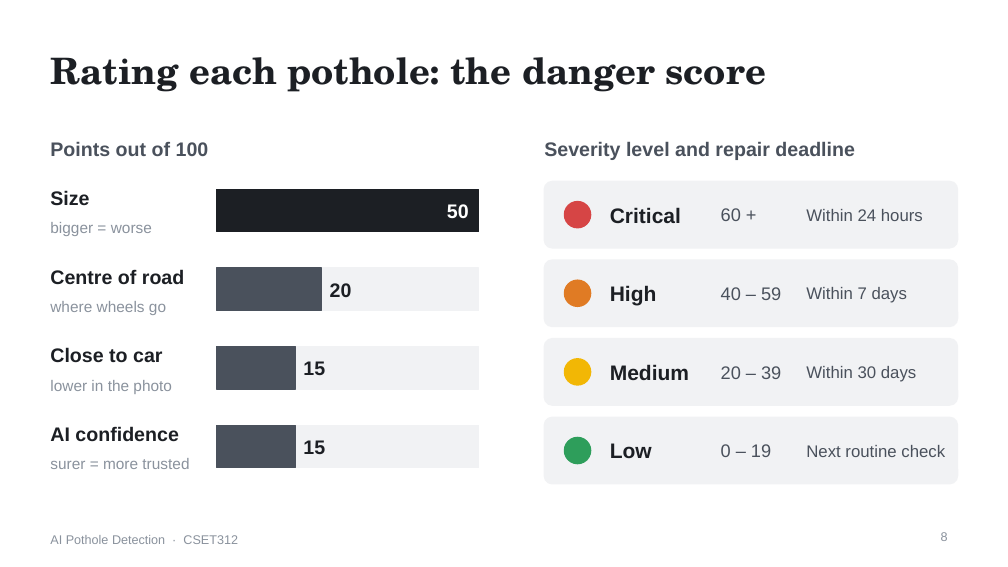
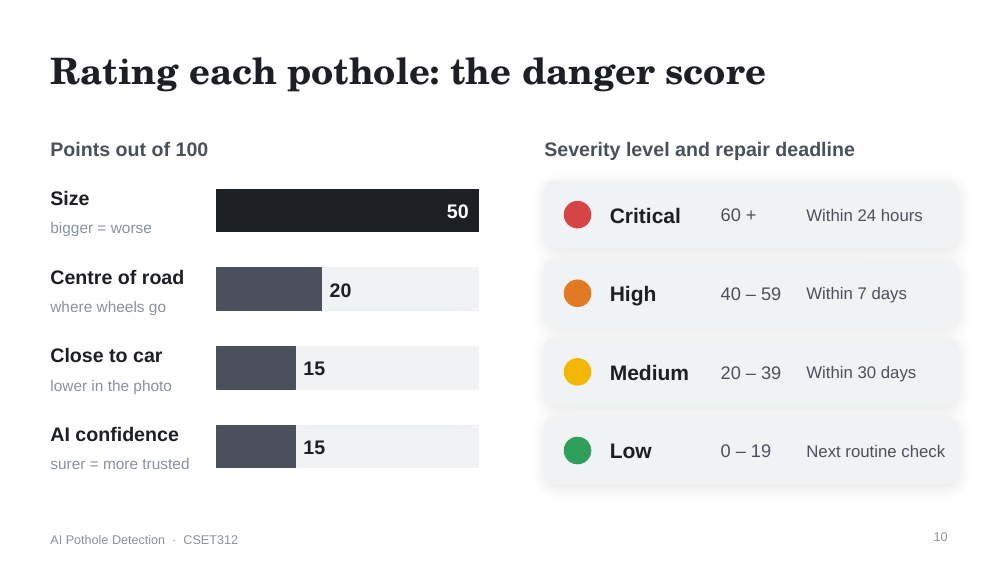
Before and after one commit to Rahulgurjar13/Ai-project-pothole-detection, a slide deck: slide 10 of Pothole_Detection_Presentation.pptx (slide 8 before the commit). Drawn at 1008x567 pixels with LibreOffice and Linux fonts; fonts in the diff are those of the drawing. Boxes give left, top, right and bottom in pixels: in the first picture for what was removed or moved away, otherwise in the second. Text is boxed around its words. In the diff, an @@ line names an element or a change of style, - is before the commit and + after.

```diff
--- a/Pothole_Detection_Presentation.pptx
+++ b/Pothole_Detection_Presentation.pptx
@@ outline #F1F2F4 1 pt to #F1F2F4 0.75 pt; shadow on; proportions changed in 4 elements at box(544, 181, 958, 248), box(544, 260, 958, 327), box(544, 339, 958, 405), box(544, 417, 958, 484) @@
@@ page number at box(934, 532, 948, 541): text changed @@
-8
+10
```
Also in this commit, not shown: 9 other slides changed, 3 slides added.
